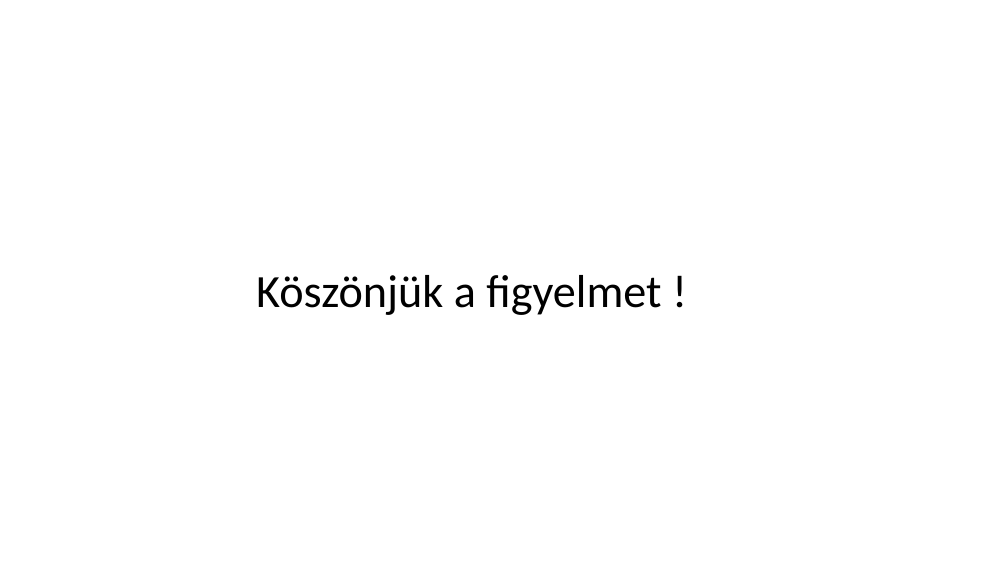
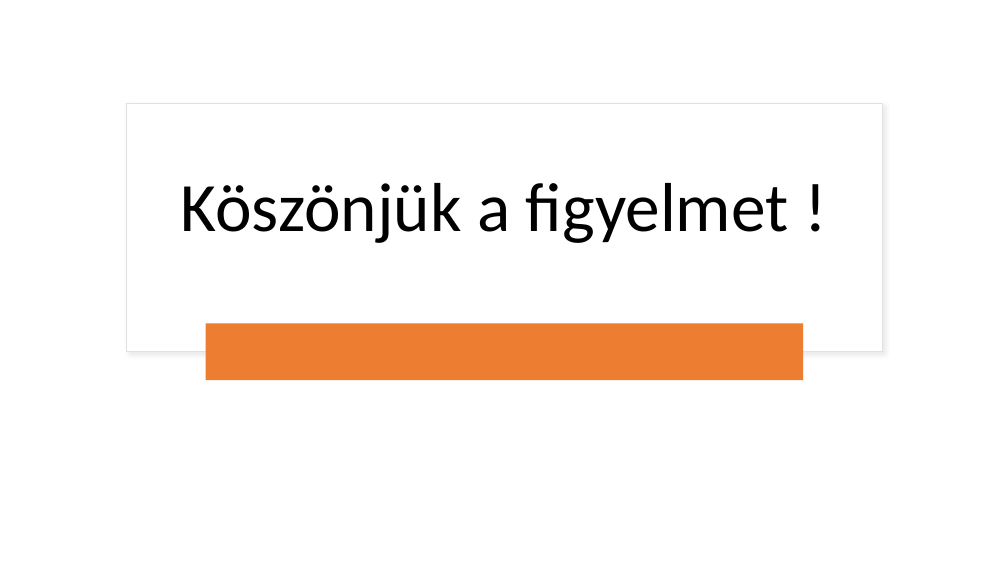
Before and after one commit to SzigetvariMark/pcweb, a slide deck: slide 10 of Bemutato.pptx. Drawn at 1008x567 pixels with LibreOffice and Linux fonts; fonts in the diff are those of the drawing. Boxes give left, top, right and bottom in pixels: in the first picture for what was removed or moved away, otherwise in the second. Text is boxed around its words. In the diff, an @@ line names an element or a change of style, - is before the commit and + after.

```diff
--- a/Bemutato.pptx
+++ b/Bemutato.pptx
@@ rectangle added at (126,103,882,352), fill #FFFFFF, outline #E1E1E1 1 pt @@
@@ title "Köszönjük a figyelmet !": place and size @@
-title "Köszönjük a figyelmet !" at (256,275,661,315)
+title "Köszönjük a figyelmet !" at (181,183,789,243)
@@ title "Köszönjük a figyelmet !" at (181,183,789,243): size 44 to 66 pt; alignment left to centre @@
@@ rounded rectangle added at (206,324,803,380), fill #ED7D31 @@
```
Also in this commit, not shown: 1 other slide changed, 3 slides added, 3 slides removed.
